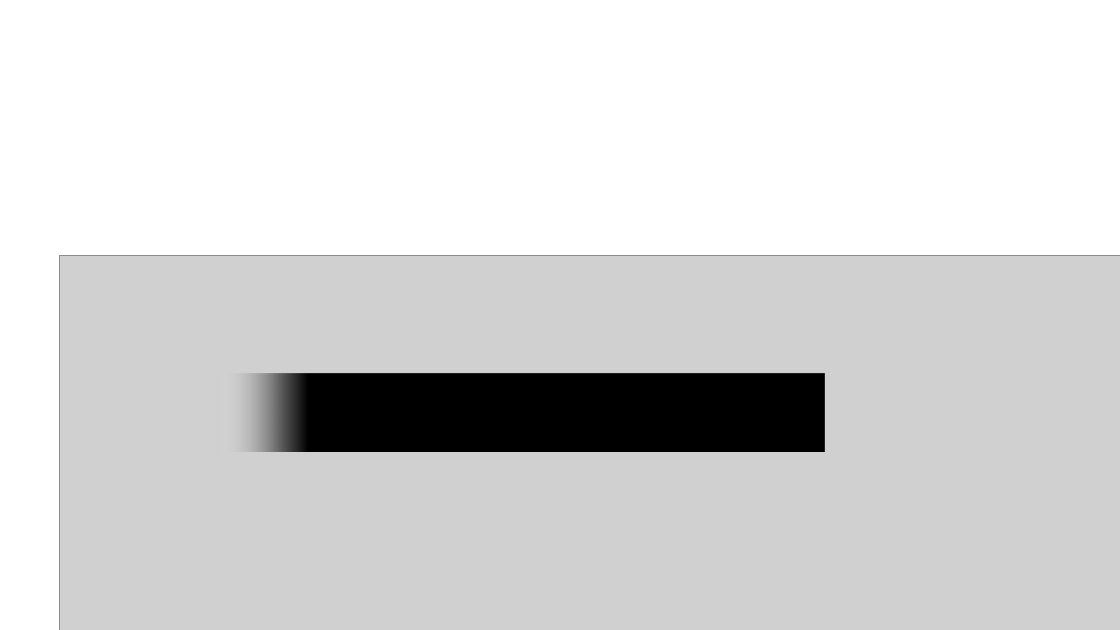
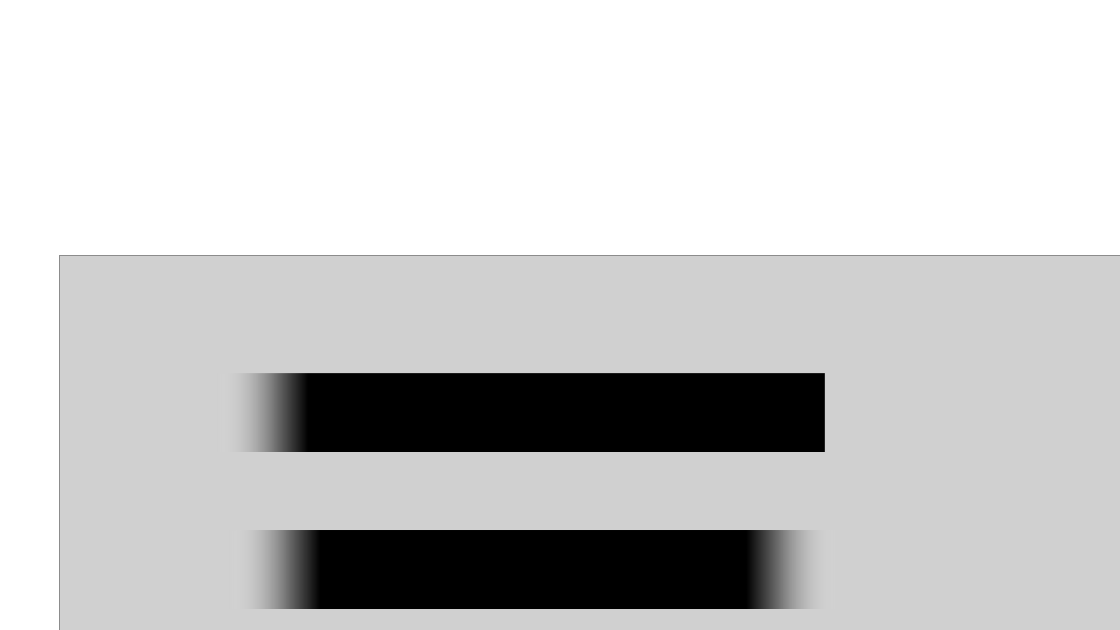
Before and after one commit to YuukiReiya/RhythmGame, a slide deck: slide 28 of resource.pptx (slide 19 before the commit). Drawn at 1120x630 pixels with LibreOffice and Linux fonts; fonts in the diff are those of the drawing; grey boxes stand for pictures. Boxes give left, top, right and bottom in pixels: in the first picture for what was removed or moved away, otherwise in the second. Text is boxed around its words. In the diff, an @@ line names an element or a change of style, - is before the commit and + after.

```diff
--- a/resource.pptx
+++ b/resource.pptx
@@ rectangle added at box(229, 530, 836, 608), fill gradient #FFFFFF to #000000 @@
```
Also in this commit, not shown: 1 other slide changed, 9 slides added.
